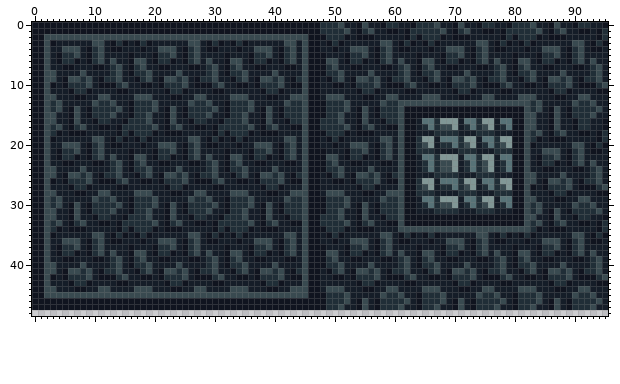
File history of a sprite sheet, Resourses/World.png. The picture above is the old version.
The file is 96x96 pixels. Shown: x 0..95, y 0..48.
After:
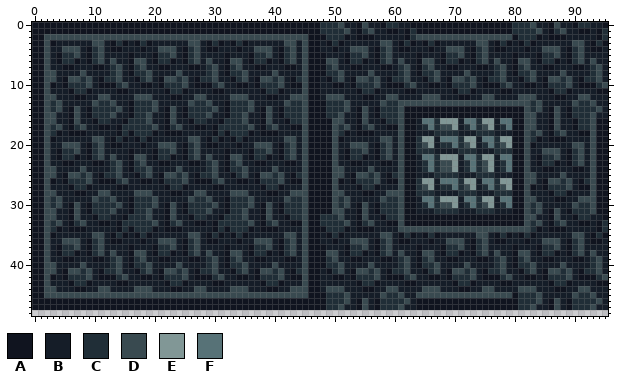
Palette (. is transparent): A #10141f  B #151d28  C #202e37  D #394a50  E #819796  F #577277
From old to new:
Changed rows in their new state; - is an unchanged pixel.
first column x 64:
 0 AAAAAA-AAA-AAAA-
 1 AAAAAA-AAAA--A-A
 2 DDDDDDDDDDDDDDDD
first column x 48:
16 AAD------------------------------------------DA-
17 AAD------------------------------------------DA-
18 -AD------------------------------------------D-A
19 A-D------------------------------------------D-A
20 AAD------------------------------------------DA-
21 -AD------------------------------------------D-A
22 -A-------------------------------------------DAA
23 -A--------------------------------------------AA
24 -AD------------------------------------------DAA
25 A-D------------------------------------------DAA
26 AAD------------------------------------------DAA
27 AAD------------------------------------------DAA
28 AA-------------------------------------------D--
29 -AD------------------------------------------DAA
30 -AD-------------------------------------------AA
31 -AD------------------------------------------DAA
first column x 64:
45 DDDD-DDDDD-DD-DD
46 -AAAAA-AA-AAAAAA
47 -AAAAA-AA-AAAAAA
Boxes around the changes in both pictures, in picture pixels (x1, y1, x2, y2):
changed: (416, 22, 512, 40)
changed: (320, 118, 338, 214)
changed: (590, 118, 608, 214)
changed: (416, 292, 512, 310)
